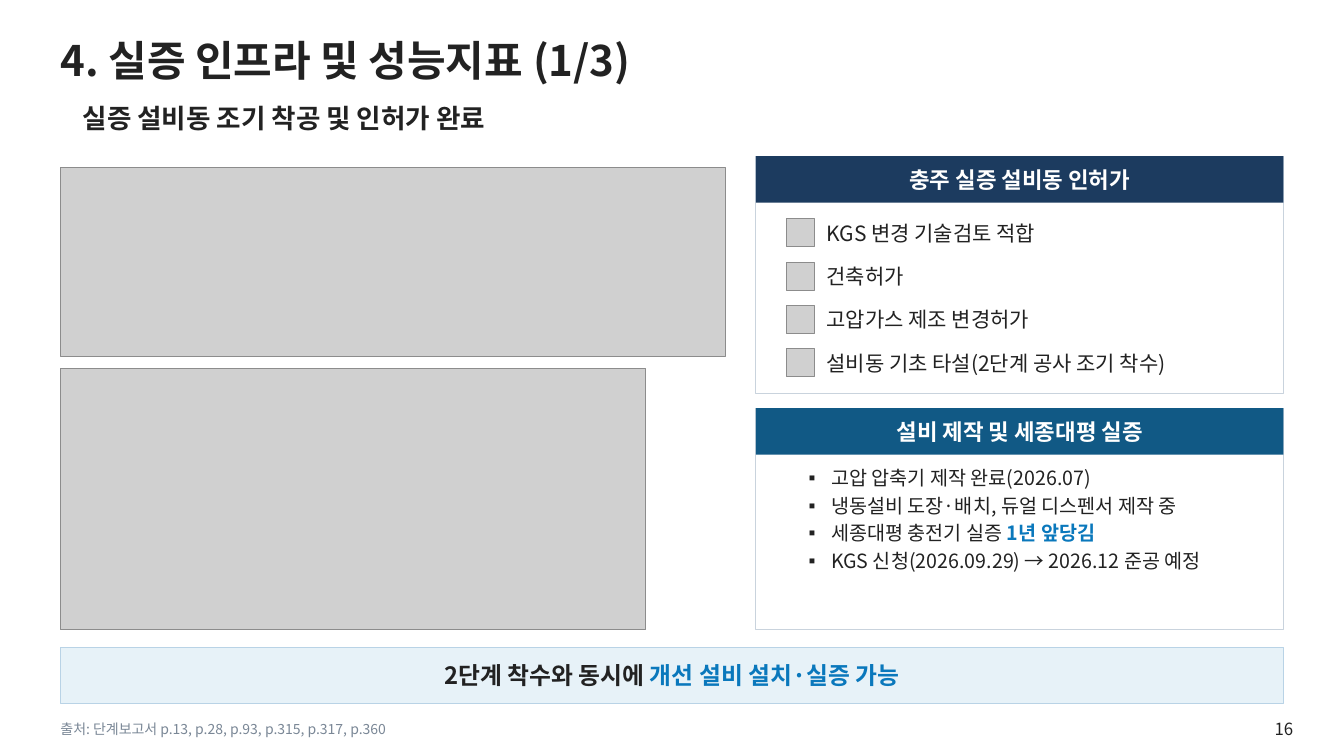
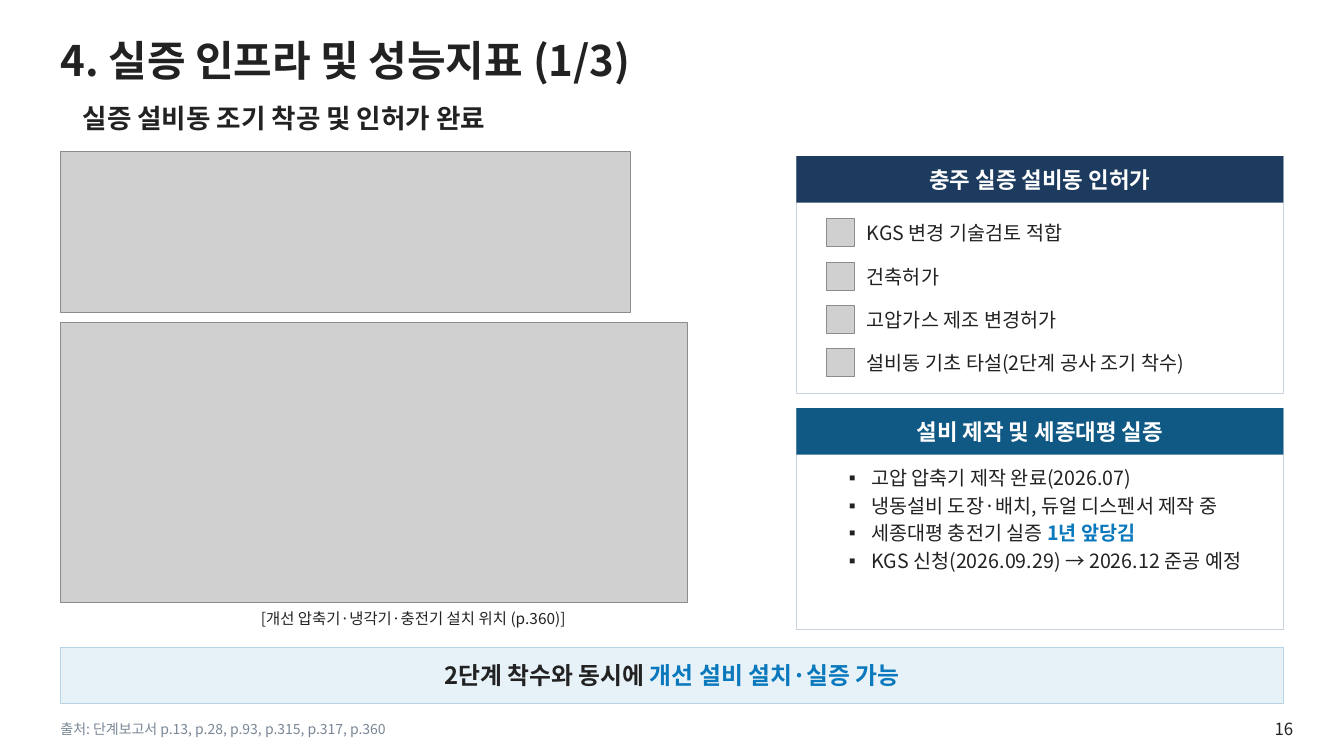
Before and after one commit to jungdw180-debug/h2, a slide deck: slide 16 of slides/1단계_단계평가_본평가판.pptx. Drawn at 1344x756 pixels with LibreOffice and Linux fonts; fonts in the diff are those of the drawing; grey boxes stand for pictures; background and template pictures are left out. Boxes give left, top, right and bottom in pixels: in the first picture for what was removed or moved away, otherwise in the second. Text is boxed around its words. In the diff, an @@ line names an element or a change of style, - is before the commit and + after.

```diff
--- a/slides/1단계_단계평가_본평가판.pptx
+++ b/slides/1단계_단계평가_본평가판.pptx
@@ picture: place and size @@
-picture at (60,168,726,357)
+picture at (60,151,630,313)
@@ rectangle "충주 실증 설비동 인허가": place and size @@
-rectangle "충주 실증 설비동 인허가" at (756,156,1284,203)
+rectangle "충주 실증 설비동 인허가" at (797,156,1284,203)
@@ rectangle: place and size @@
-rectangle at (756,156,1284,393)
+rectangle at (797,156,1284,393)
@@ text "KGS 변경 기술검토 적합": place and size @@
-text "KGS 변경 기술검토 적합" at (827,223,1036,243)
+text "KGS 변경 기술검토 적합" at (867,223,1062,242)
@@ text "건축허가": place and size @@
-text "건축허가" at (827,266,904,286)
+text "건축허가" at (867,267,939,286)
@@ picture: place and size @@
-picture at (60,368,646,630)
+picture at (60,323,688,603)
@@ text "고압가스 제조 변경허가": place and size @@
-text "고압가스 제조 변경허가" at (827,309,1029,329)
+text "고압가스 제조 변경허가" at (867,310,1056,329)
@@ 4 pictures: place and size @@
-4 pictures at (786,219,815,377)
+4 pictures at (827,219,855,377)
@@ size 15 to 14 pt in 4 elements at (867,223,1062,242), (867,267,939,286), (867,310,1056,329), (867,353,1184,374) @@
@@ text "설비동 기초 타설(2단계 공사 조기 ...": place and size @@
-text "설비동 기초 타설(2단계 공사 조기 ..." at (827,353,1166,375)
+text "설비동 기초 타설(2단계 공사 조기 ..." at (867,353,1184,374)
@@ rectangle "설비 제작 및 세종대평 실증": place and size @@
-rectangle "설비 제작 및 세종대평 실증" at (756,408,1284,455)
+rectangle "설비 제작 및 세종대평 실증" at (797,408,1284,455)
@@ rectangle: place and size @@
-rectangle at (756,408,1284,630)
+rectangle at (797,408,1284,630)
@@ text "고압 압축기 제작 완료(2026.07)": place and size @@
-text "고압 압축기 제작 완료(2026.07)" at (831,468,1201,572)
+text "고압 압축기 제작 완료(2026.07)" at (871,468,1241,572)
@@ text added at (261,611,566,628), 11 pt, text #222222 @@
+[개선 압축기·냉각기·충전기 설치 위치 (p.360)]
```
Also in this commit, not shown: 15 other slides changed, 9 slides added, 1 slide removed, 5 other files.
